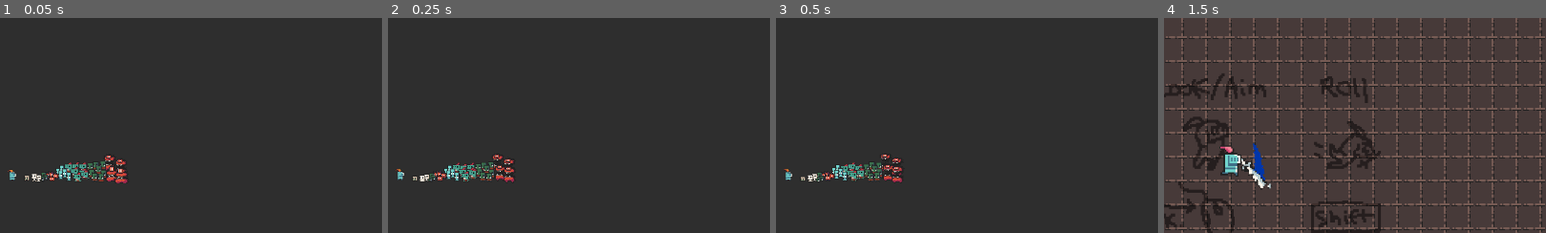
Above: before the commit, frames 1-4 (left to right).
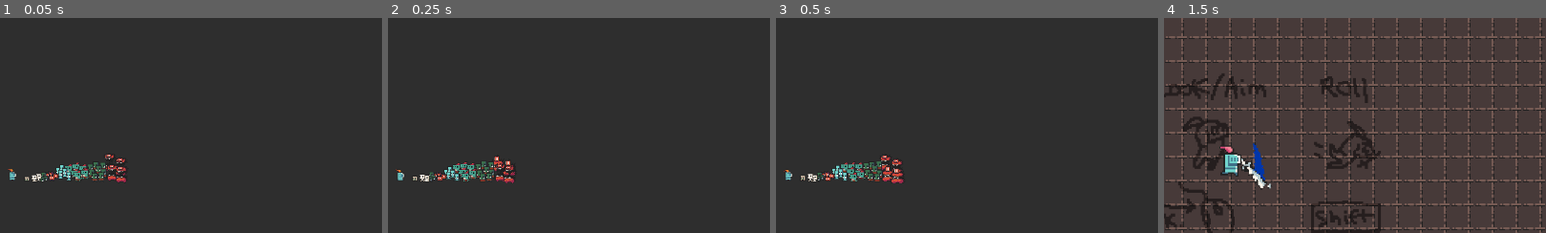
Above: after the commit, the same moments.

Repository: CaptainJiggles11/SpeedQuest
Game: Godot game, scene res://scenes/Start Screen.tscn
Two runs of this game, one before a commit and one after it. Both use one fixed random seed, a clock stepped at 60 frames per second and the inputs below. Sound files missing from this copy of the repository are replaced by a short silence.
Inputs (mouse positions are % of the whole screen's width and height, from its top left):
- Up to frame 1 (0.05 s): no input
- Up to frame 2 (0.25 s): no input
- Up to frame 3 (0.5 s): no input
- Up to frame 4 (1.5 s): click "Start Game" at 0.5 s; move the mouse to (72, 45) at 1.27 s; hold Right (ui_right) from 1.28 s (still down); click (72, 45) at 1.35 s
The pictures show only the part of the screen within x 40-90%, y 16-66%; the shares and areas given below are measured in that part.

The runs differ from the first frame. In frame 1, 1.1% of the frame differs, in the area x 2-34%, y 63-77%; in frame 2, 0.9%; in frame 3, 1.1%; in frame 4, nothing differs.

Commit message:
aesfa

Diff:
--- a/scenes/Enemy.tscn
+++ b/scenes/Enemy.tscn
@@ -40,11 +40,6 @@
 "name": "swampy_run",
 "speed": 5.0
 }, {
-"frames": [ ExtResource( 8 ), ExtResource( 9 ), ExtResource( 7 ), ExtResource( 2 ) ],
-"loop": true,
-"name": "bigzombie_run",
-"speed": 5.0
-}, {
 "frames": [ ExtResource( 3 ), ExtResource( 4 ), ExtResource( 5 ), ExtResource( 6 ) ],
 "loop": true,
 "name": "skeleton_run",
@@ -59,6 +54,11 @@
 "loop": true,
 "name": "zombie_run",
 "speed": 5.0
+}, {
+"frames": [ ExtResource( 8 ), ExtResource( 9 ), ExtResource( 7 ), ExtResource( 2 ) ],
+"loop": true,
+"name": "bigzombie_run",
+"speed": 5.0
 } ]
 
 [node name="Enemy" type="Node2D" groups=[
@@ -69,8 +69,6 @@
 projectile = ExtResource( 28 )
 
 [node name="EnemyBody" type="RigidBody2D" parent="."]
-collision_layer = 17
-collision_mask = 17
 mode = 3
 contacts_reported = 10
 contact_monitor = true
@@ -95,6 +93,7 @@
 z_as_relative = false
 frames = SubResource( 2 )
 animation = "chort_run"
+frame = 2
 playing = true
 __meta__ = {
 "_edit_lock_": true
--- a/scenes/ROOMS/Small Rooms/SmallRoom_0.tscn
+++ b/scenes/ROOMS/Small Rooms/SmallRoom_0.tscn
@@ -1164,8 +1164,8 @@
 [node name="Walls (Tangible)" type="TileMap" parent="."]
 tile_set = SubResource( 115 )
 cell_size = Vector2( 16, 16 )
-collision_layer = 7
-collision_mask = 7
+collision_layer = 23
+collision_mask = 23
 format = 1
 tile_data = PoolIntArray( -983056, 0, 131078, -983055, 0, 393222, -983054, 0, 393222, -983053, 0, 393222, -983052, 0, 3 …(19632 unchanged characters)…
 
--- a/scenes/ROOMS/Small Rooms/SmallRoom_1.tscn
+++ b/scenes/ROOMS/Small Rooms/SmallRoom_1.tscn
@@ -2299,8 +2299,8 @@
 [node name="Walls (Tangible)" type="TileMap" parent="."]
 tile_set = SubResource( 230 )
 cell_size = Vector2( 16, 16 )
-collision_layer = 7
-collision_mask = 7
+collision_layer = 23
+collision_mask = 23
 format = 1
 tile_data = PoolIntArray( -983056, 0, 131078, -983055, 0, 393222, -983054, 0, 393222, -983053, 0, 393222, -983052, 0, 3 …(15210 unchanged characters)…
 
--- a/scenes/ROOMS/Small Rooms/SmallRoom_2.tscn
+++ b/scenes/ROOMS/Small Rooms/SmallRoom_2.tscn
@@ -2300,8 +2300,8 @@
 [node name="Walls (Tangible)" type="TileMap" parent="."]
 tile_set = SubResource( 230 )
 cell_size = Vector2( 16, 16 )
-collision_layer = 7
-collision_mask = 7
+collision_layer = 23
+collision_mask = 23
 format = 1
 tile_data = PoolIntArray( -983056, 0, 131078, -983055, 0, 393222, -983054, 0, 393222, -983053, 0, 393222, -983052, 0, 3 …(12053 unchanged characters)…
 
--- a/scenes/ROOMS/Small Rooms/SmallRoom_3.tscn
+++ b/scenes/ROOMS/Small Rooms/SmallRoom_3.tscn
@@ -2299,8 +2299,8 @@
 [node name="Walls (Tangible)" type="TileMap" parent="."]
 tile_set = SubResource( 230 )
 cell_size = Vector2( 16, 16 )
-collision_layer = 7
-collision_mask = 7
+collision_layer = 23
+collision_mask = 23
 format = 1
 tile_data = PoolIntArray( -983056, 0, 131078, -983055, 0, 393222, -983054, 0, 393222, -983053, 0, 393222, -983052, 0, 3 …(10714 unchanged characters)…
 
--- a/scenes/ROOMS/Small Rooms/SmallRoom_4.tscn
+++ b/scenes/ROOMS/Small Rooms/SmallRoom_4.tscn
@@ -2299,8 +2299,8 @@
 [node name="Walls (Tangible)" type="TileMap" parent="."]
 tile_set = SubResource( 230 )
 cell_size = Vector2( 16, 16 )
-collision_layer = 7
-collision_mask = 7
+collision_layer = 23
+collision_mask = 23
 format = 1
 tile_data = PoolIntArray( -983056, 0, 131078, -983055, 0, 393222, -983054, 0, 393222, -983053, 0, 393222, -983052, 0, 3 …(12221 unchanged characters)…
 
--- a/scenes/Start Screen.tscn
+++ b/scenes/Start Screen.tscn
@@ -201,233 +201,233 @@
 [node name="Knight" type="AnimatedSprite" parent="Panel"]
 position = Vector2( 47, 82.5 )
 frames = SubResource( 6 )
-frame = 3
+frame = 1
 playing = true
 
 [node name="Demon" type="AnimatedSprite" parent="Panel"]
 position = Vector2( 210, 62.5 )
 frames = SubResource( 7 )
+frame = 2
 playing = true
 flip_h = true
 
 [node name="Demon2" type="AnimatedSprite" parent="Panel"]
 position = Vector2( 229, 69.5 )
 frames = SubResource( 7 )
+frame = 2
 playing = true
 flip_h = true
 
 [node name="Demon3" type="AnimatedSprite" parent="Panel"]
 position = Vector2( 215, 79.5 )
 frames = SubResource( 7 )
-frame = 3
+frame = 1
 playing = true
 flip_h = true
 
 [node name="Demon4" type="AnimatedSprite" parent="Panel"]
 position = Vector2( 230, 82.5 )
 frames = SubResource( 7 )
-frame = 3
+frame = 1
 playing = true
 flip_h = true
 
 [node name="Orc" type="AnimatedSprite" parent="Panel"]
 position = Vector2( 188, 69.5 )
 frames = SubResource( 8 )
-frame = 1
+frame = 3
 playing = true
 flip_h = true
 
 [node name="Orc2" type="AnimatedSprite" parent="Panel"]
 position = Vector2( 179, 72.5 )
 frames = SubResource( 8 )
+frame = 2
 playing = true
 flip_h = true
 
 [node name="Orc3" type="AnimatedSprite" parent="Panel"]
 position = Vector2( 200, 69.5 )
 frames = SubResource( 8 )
+frame = 2
 playing = true
 flip_h = true
 
 [node name="Orc4" type="AnimatedSprite" parent="Panel"]
 position = Vector2( 193, 76.5 )
 frames = SubResource( 8 )
-frame = 3
+frame = 1
 playing = true
 flip_h = true
 
 [node name="Orc5" type="AnimatedSprite" parent="Panel"]
 position = Vector2( 181, 82.5 )
 frames = SubResource( 8 )
-frame = 3
+frame = 1
 playing = true
 flip_h = true
 
 [node name="Orc6" type="AnimatedSprite" parent="Panel"]
 position = Vector2( 186, 88.5 )
 frames = SubResource( 8 )
-frame = 3
+frame = 1
 playing = true
 flip_h = true
 
 [node name="Orc7" type="AnimatedSprite" parent="Panel"]
 position = Vector2( 201, 82.5 )
 frames = SubResource( 8 )
-frame = 2
 playing = true
 flip_h = true
 
 [node name="Orc8" type="AnimatedSprite" parent="Panel"]
 position = Vector2( 197, 88.5 )
 frames = SubResource( 8 )
-frame = 2
 playing = true
 flip_h = true
 
 [node name="Lizard" type="AnimatedSprite" parent="Panel"]
 position = Vector2( 154, 69.5 )
 frames = SubResource( 9 )
-frame = 1
+frame = 3
 playing = true
 flip_h = true
 
 [node name="Lizard2" type="AnimatedSprite" parent="Panel"]
 position = Vector2( 142, 70.5 )
 frames = SubResource( 9 )
+frame = 2
 playing = true
 flip_h = true
 
 [node name="Lizard3" type="AnimatedSprite" parent="Panel"]
 position = Vector2( 152, 78.5 )
 frames = SubResource( 9 )
+frame = 2
 playing = true
 flip_h = true
 
 [node name="Lizard4" type="AnimatedSprite" parent="Panel"]
 position = Vector2( 166, 70.5 )
 frames = SubResource( 9 )
+frame = 2
 playing = true
 flip_h = true
 
 [node name="Lizard5" type="AnimatedSprite" parent="Panel"]
 position = Vector2( 166, 79.5 )
 frames = SubResource( 9 )
-frame = 3
+frame = 1
 playing = true
 flip_h = true
 
 [node name="lizard6" type="AnimatedSprite" parent="Panel"]
 position = Vector2( 157, 84.5 )
 frames = SubResource( 9 )
-frame = 2
 playing = true
 flip_h = true
 
 [node name="lizard7" type="AnimatedSprite" parent="Panel"]
 position = Vector2( 169, 80.5 )
 frames = SubResource( 9 )
-frame = 2
 playing = true
 flip_h = true
 
 [node name="Zombie" type="AnimatedSprite" parent="Panel"]
 position = Vector2( 124, 83 )
 frames = SubResource( 10 )
-frame = 2
 playing = true
 flip_h = true
 
 [node name="Zombie2" type="AnimatedSprite" parent="Panel"]
 position = Vector2( 130, 78 )
 frames = SubResource( 10 )
-frame = 2
 playing = true
 flip_h = true
 
 [node name="Zombie3" type="AnimatedSprite" parent="Panel"]
 position = Vector2( 128, 87 )
 frames = SubResource( 10 )
-frame = 2
 playing = true
 flip_h = true
 
 [node name="Zombie4" type="AnimatedSprite" parent="Panel"]
 position = Vector2( 135, 83.5 )
 frames = SubResource( 10 )
-frame = 2
 playing = true
 flip_h = true
 
 [node name="Zombie5" type="AnimatedSprite" parent="Panel"]
 position = Vector2( 142, 90 )
 frames = SubResource( 10 )
-frame = 2
 playing = true
 flip_h = true
 
 [node name="Imp" type="AnimatedSprite" parent="Panel"]
 position = Vector2( 108, 85 )
 frames = SubResource( 11 )
-frame = 3
+frame = 1
 playing = true
 flip_h = true
 
 [node name="Imp2" type="AnimatedSprite" parent="Panel"]
 position = Vector2( 113, 84 )
 frames = SubResource( 11 )
-frame = 3
+frame = 1
 playing = true
 flip_h = true
 
 [node name="Imp3" type="AnimatedSprite" parent="Panel"]
 position = Vector2( 120, 86 )
 frames = SubResource( 11 )
-frame = 3
+frame = 1
 playing = true
 flip_h = true
 
 [node name="Imp4" type="AnimatedSprite" parent="Panel"]
 position = Vector2( 114, 90 )
 frames = SubResource( 11 )
-frame = 2
 playing = true
 flip_h = true
 
 [node name="Goblin" type="AnimatedSprite" parent="Panel"]
 position = Vector2( 100, 84 )
 frames = SubResource( 12 )
-frame = 1
+frame = 3
 playing = true
 flip_h = true
 
 [node name="Goblin2" type="AnimatedSprite" parent="Panel"]
 position = Vector2( 103, 89 )
 frames = SubResource( 12 )
+frame = 2
 playing = true
 flip_h = true
 
 [node name="Goblin3" type="AnimatedSprite" parent="Panel"]
 position = Vector2( 97, 91 )
 frames = SubResource( 12 )
+frame = 2
 playing = true
 flip_h = true
 
 [node name="Skeleton" type="AnimatedSprite" parent="Panel"]
 position = Vector2( 91, 90.5 )
 frames = SubResource( 13 )
-frame = 2
 playing = true
 flip_h = true
 
 [node name="Skeleton2" type="AnimatedSprite" parent="Panel"]
 position = Vector2( 84, 90.5 )
 frames = SubResource( 13 )
+frame = 2
 playing = true
 flip_h = true
 
 [node name="Tzombie" type="AnimatedSprite" parent="Panel"]
 position = Vector2( 72, 89.5 )
 frames = SubResource( 14 )
+frame = 2
 playing = true
 flip_h = true
 [connection signal="pressed" from="VBoxContainer/Start" to="." method="_on_Start_pressed"]
